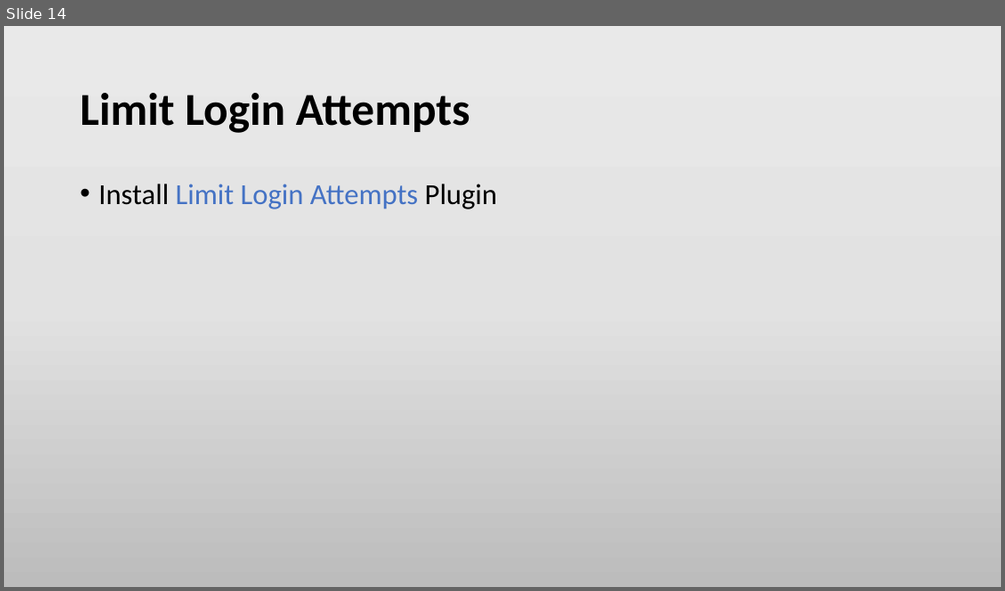
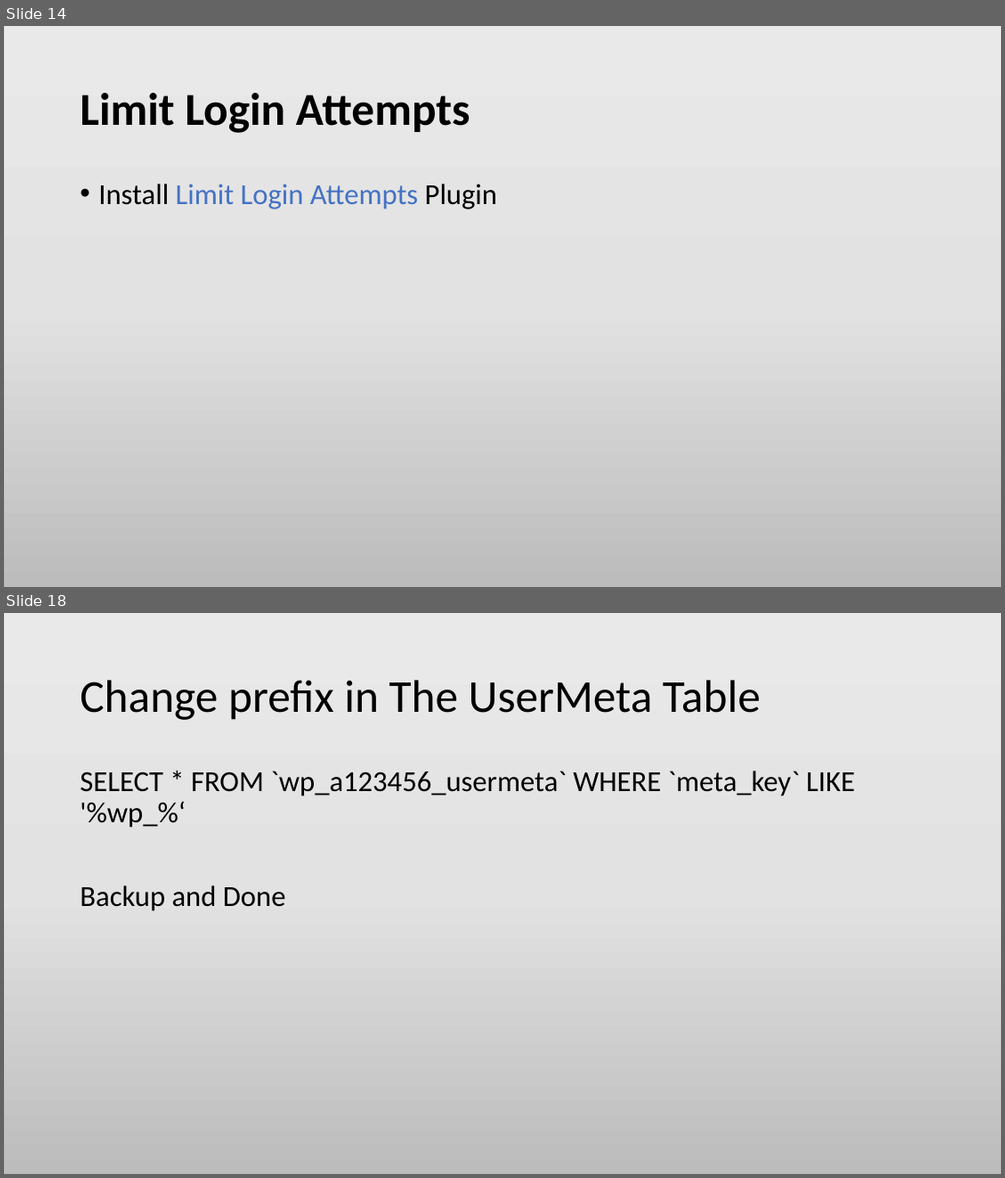
Before and after one commit to min-naing/Wordpress-Tuto-PowerPoint, a slide deck: 5. Wordpress Security.pptx. Shown one above the other, each under a label of ours: slide 14 before the commit, slides 14 and 18 after it; the slides between them are not shown. The pictures are 1005x591 and 1005x1178 pixels, drawn with LibreOffice and Linux fonts; fonts in the diff are those of the drawing. Boxes give left, top, right and bottom in pixels: in the first picture for what was removed or moved away, otherwise in the second. Text is boxed around its words. In the diff, an @@ line names an element or a change of style, - is before the commit and + after.

```diff
--- a/5. Wordpress Security.pptx
+++ b/5. Wordpress Security.pptx
@@ slide 18 added at (4,613,1001,1174), background gradient #EBEAEA to #E4E3E3 to #BDBCBC @@
@@ title added at (80,680,760,720), 44 pt, text #000000 @@
+Change prefix in The UserMeta Table
@@ text added at (80,771,855,911), 28 pt, text #000000 @@
+SELECT * FROM `wp_a123456_usermeta` WHERE `meta_key` LIKE '%wp_%‘
+Backup and Done
```
Also in this commit, not shown: 2 slides changed, 4 other slides added, 3 other files.
